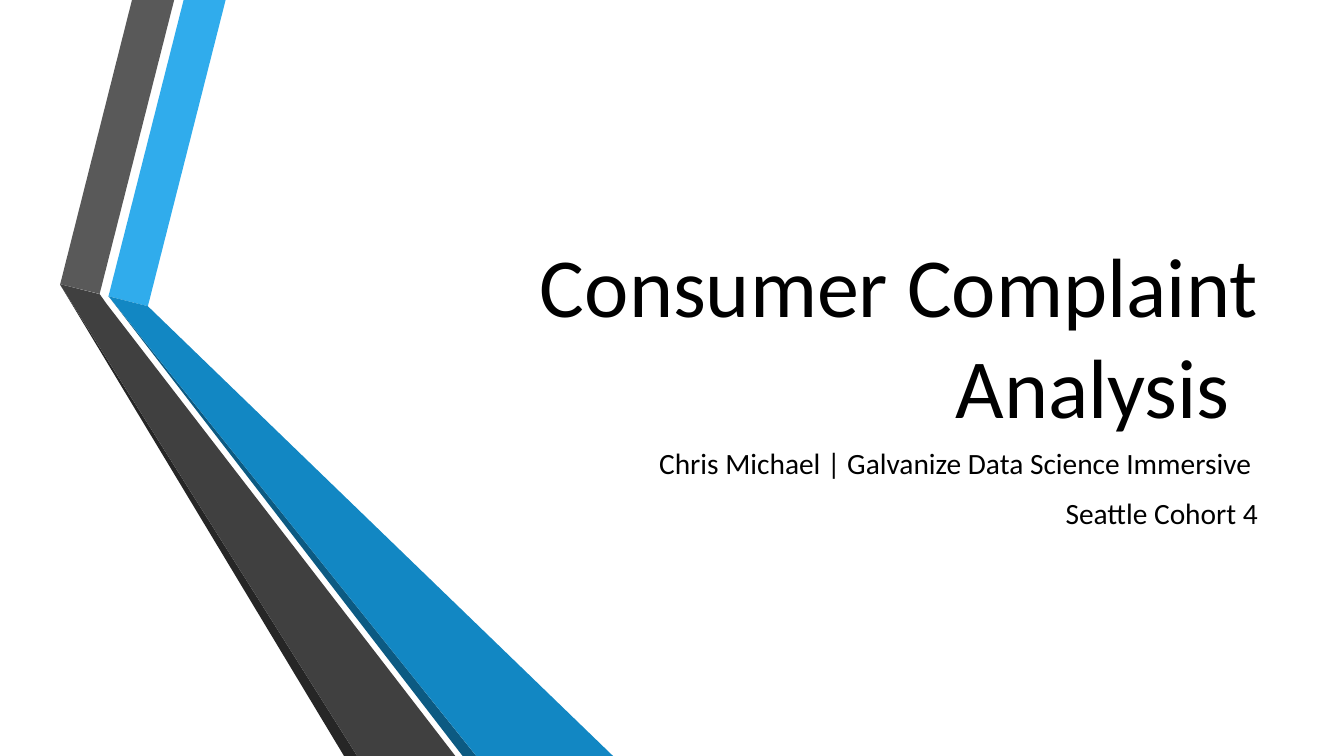
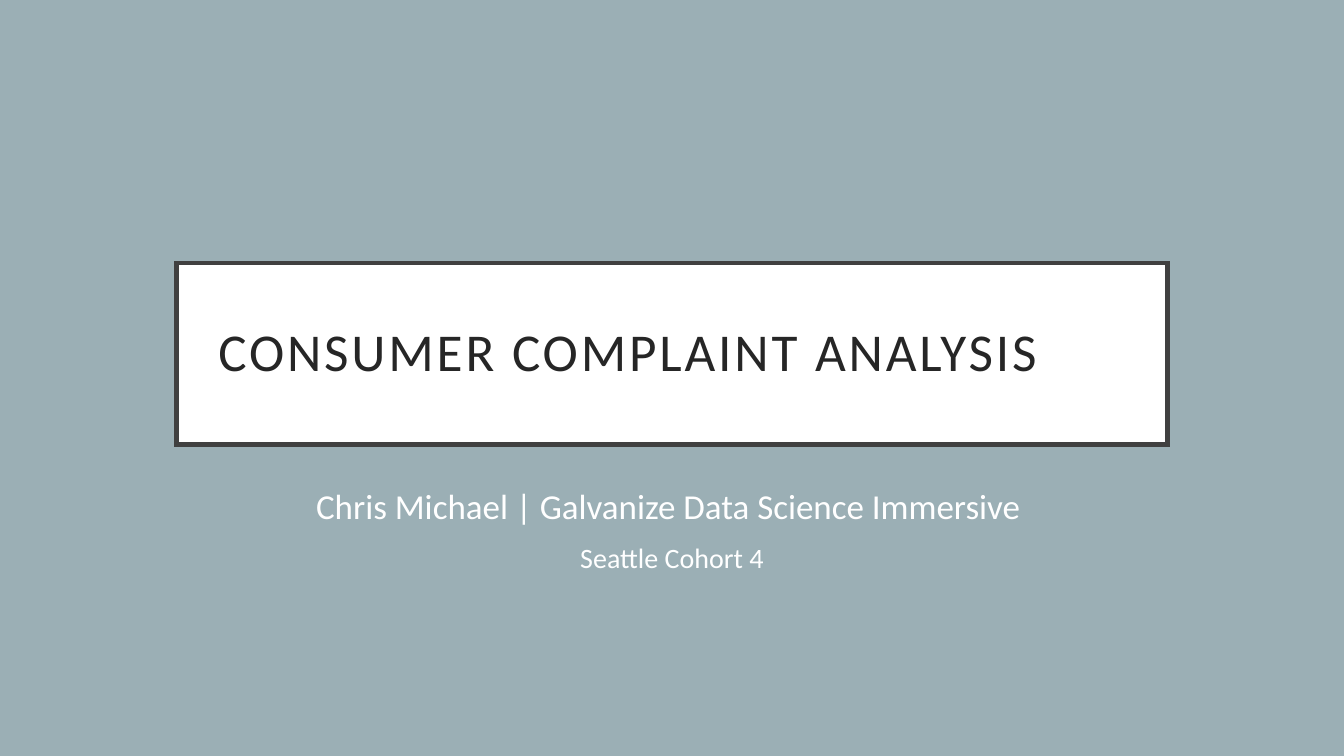
Before and after one commit to ChrisMichael11/Consumer_Complaint_Project, a slide deck: slide 1 of ppt/Consumer_Complaints.pptx. Drawn at 1344x756 pixels with LibreOffice and Linux fonts; fonts in the diff are those of the drawing; background and template pictures are left out. Boxes give left, top, right and bottom in pixels: in the first picture for what was removed or moved away, otherwise in the second. Text is boxed around its words. In the diff, an @@ line names an element or a change of style, - is before the commit and + after.

```diff
--- a/ppt/Consumer_Complaints.pptx
+++ b/ppt/Consumer_Complaints.pptx
@@ background picture (left out) to #9BAFB5 @@
@@ title "CONSUMER COMPLAINT ANALYSIS": place and size @@
-title "CONSUMER COMPLAINT ANALYSIS" at box(540, 258, 1257, 432)
+title "CONSUMER COMPLAINT ANALYSIS" at box(176, 263, 1168, 445)
@@ title "CONSUMER COMPLAINT ANALYSIS" at box(176, 263, 1168, 445): vertical alignment bottom to middle; fill none to #FFFFFF; outline none to #404040 3 pt @@
@@ group removed at box(60, 0, 614, 756): 6 freeform shapes @@
@@ title at box(218, 336, 1036, 372): text changed; size 60 to 38 pt; text colour #000000 to #262626 @@
-Consumer Complaint Analysis
+CONSUMER COMPLAINT ANALYSIS
@@ subtitle "Chris Michael | Galvanize Data ...": place and size @@
-subtitle "Chris Michael | Galvanize Data ..." at box(659, 453, 1258, 525)
+subtitle "Chris Michael | Galvanize Data ..." at box(316, 495, 1020, 568)
@@ subtitle "Chris Michael | Galvanize Data ..." at box(316, 495, 1020, 568): size 21 to 25 pt in "Chris Michael | Galvanize Data Science Immersive"; text colour #000000 to #FFFFFF; size 21 to 20 pt in "Seattle Cohort 4"; alignment right to centre @@
```
Also in this commit, not shown: 9 other slides changed, 3 other files.
